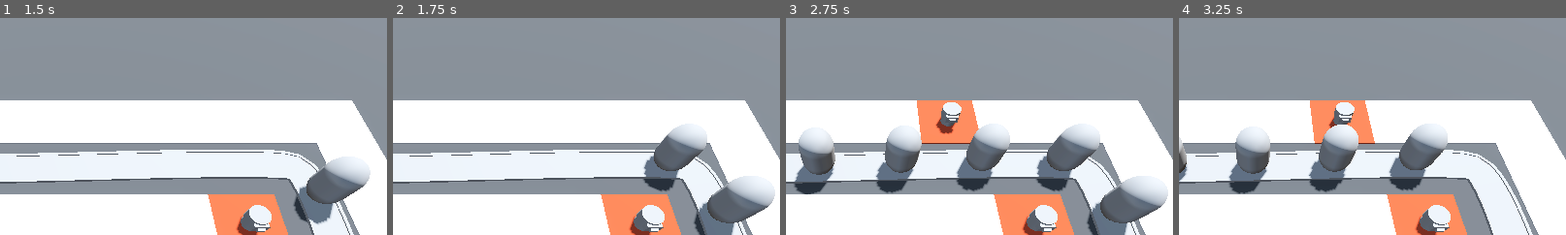
Above: before the commit, frames 1-4 (left to right).
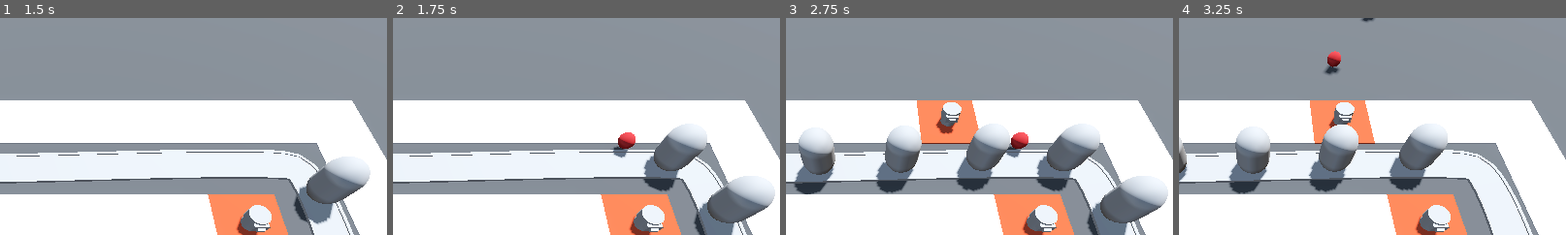
Above: after the commit, the same moments.

Repository: MireiaGonzalez/3d-tower-defence
Game: Godot game, scene res://BaseLevel.tscn
Same seed, same stepped clock (60 frames per second), same inputs: the game is played once before the commit and once after it.
Inputs (mouse positions are % of the whole screen's width and height, from its top left):
- Up to frame 1 (1.5 s): move the mouse to (72, 45) at 0.52 s; press the mouse at (72, 45) at 0.53 s; move the mouse to (30, 55) at 1.27 s; release the mouse at (30, 55) at 1.28 s; click (30, 55) at 1.35 s
- Up to frame 2 (1.75 s): no input
- Up to frame 3 (2.75 s): move the mouse to (60, 28) at 2.02 s; press the mouse at (60, 28) at 2.03 s
- Up to frame 4 (3.25 s): move the mouse to (45, 70) at 2.77 s; release the mouse at (45, 70) at 2.78 s; click (45, 70) at 2.85 s
The pictures show only the part of the screen within x 40-90%, y 0-50%; the shares and areas given below are measured in that part.

Frame 1 is identical in both runs. In frame 2, 0.4% of the frame differs, in the area x 56-63%, y 52-65%; in frame 3, 0.4%; in frame 4, 0.4%.

Commit message:
created projectile and shoot it from the top of the turret

Diff:
--- /dev/null
+++ b/Turret/projectile.gd
@@ -0,0 +1,11 @@
+extends Area3D
+
+@export var speed: float = 30
+
+var direction: Vector3 = Vector3.FORWARD
+
+func _physics_process(delta: float) -> void:
+	position += direction * speed * delta
+
+func _on_timer_timeout() -> void:
+	queue_free()
--- /dev/null
+++ b/Turret/projectile.tscn
@@ -0,0 +1,28 @@
+[gd_scene load_steps=5 format=3 uid="uid://c0whtdg6qi4qf"]
+
+[ext_resource type="Script" uid="uid://c4q7ifaqwfmqj" path="res://Turret/projectile.gd" id="1_sxav3"]
+
+[sub_resource type="SphereShape3D" id="SphereShape3D_tp1dm"]
+
+[sub_resource type="StandardMaterial3D" id="StandardMaterial3D_sxav3"]
+albedo_color = Color(0.65098, 0.141176, 0.141176, 1)
+
+[sub_resource type="SphereMesh" id="SphereMesh_3nq0t"]
+material = SubResource("StandardMaterial3D_sxav3")
+
+[node name="Projectile" type="Area3D"]
+top_level = true
+script = ExtResource("1_sxav3")
+
+[node name="CollisionShape3D" type="CollisionShape3D" parent="."]
+shape = SubResource("SphereShape3D_tp1dm")
+
+[node name="MeshInstance3D" type="MeshInstance3D" parent="."]
+mesh = SubResource("SphereMesh_3nq0t")
+
+[node name="Timer" type="Timer" parent="."]
+wait_time = 2.0
+one_shot = true
+autostart = true
+
+[connection signal="timeout" from="Timer" to="." method="_on_timer_timeout"]
--- /dev/null
+++ b/Turret/turret.gd
@@ -0,0 +1,10 @@
+extends Node3D
+
+@export var projectile: PackedScene
+
+@onready var turret_top: MeshInstance3D = $TurretBase/TurretTop
+
+func _on_timer_timeout() -> void:
+	var shot = projectile.instantiate()
+	add_child(shot)
+	shot.global_position = turret_top.global_position
--- a/Turret/turret.tscn
+++ b/Turret/turret.tscn
@@ -1,4 +1,7 @@
-[gd_scene load_steps=5 format=3 uid="uid://c4li4xf6h5jir"]
+[gd_scene load_steps=7 format=3 uid="uid://c4li4xf6h5jir"]
+
+[ext_resource type="Script" uid="uid://c2fcpu5fbqxha" path="res://Turret/turret.gd" id="1_5kpma"]
+[ext_resource type="PackedScene" uid="uid://c0whtdg6qi4qf" path="res://Turret/projectile.tscn" id="2_djkev"]
 
 [sub_resource type="CylinderMesh" id="CylinderMesh_cb20n"]
 height = 1.0
@@ -15,6 +18,8 @@
 size = Vector3(0.4, 0.2, 0.4)
 
 [node name="Turret" type="Node3D"]
+script = ExtResource("1_5kpma")
+projectile = ExtResource("2_djkev")
 
 [node name="TurretBase" type="MeshInstance3D" parent="."]
 transform = Transform3D(1, 0, 0, 0, 1, 0, 0, 0, 1, 0, 0.5, 0)
@@ -31,3 +36,8 @@
 [node name="Barrel" type="MeshInstance3D" parent="TurretBase/TurretTop/Visor"]
 transform = Transform3D(1, 0, 0, 0, 1, 0, 0, 0, 1, 0, 0, 0.141126)
 mesh = SubResource("BoxMesh_5kpma")
+
+[node name="Timer" type="Timer" parent="."]
+autostart = true
+
+[connection signal="timeout" from="Timer" to="." method="_on_timer_timeout"]
Not shown, added: Turret/projectile.gd.uid
Not shown, added: Turret/turret.gd.uid
